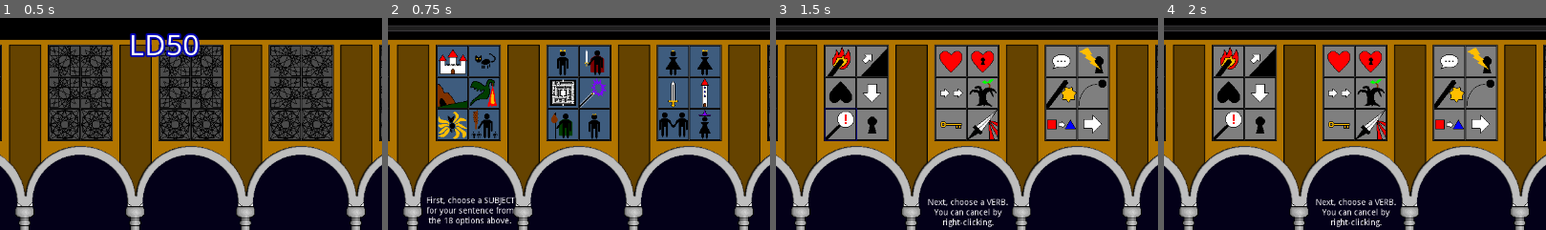
Above: before the commit, frames 1-4 (left to right).
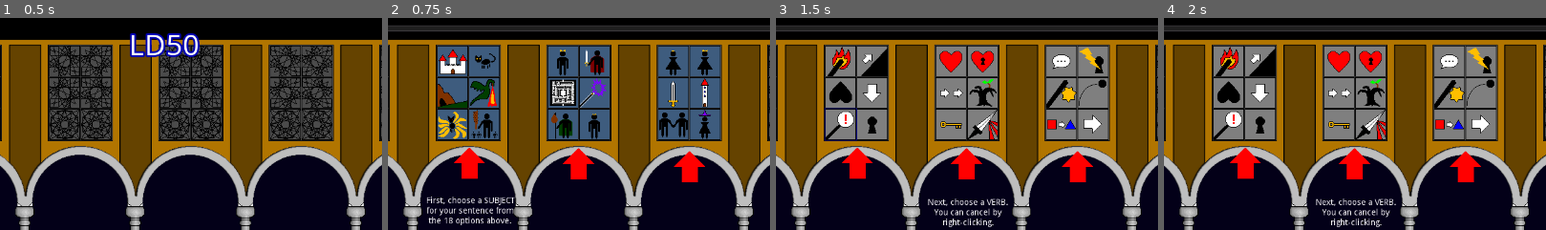
Above: after the commit, the same moments.

Repository: alpacanumerals/LD50
Game: Godot game, scene res://TitleScreen.tscn
Two runs of this game, one before a commit and one after it. Both use one fixed random seed, a clock stepped at 60 frames per second and the inputs below.
Inputs (mouse positions are % of the whole screen's width and height, from its top left):
- Up to frame 1 (0.5 s): no input
- Up to frame 2 (0.75 s): click "Start" at 0.5 s
- Up to frame 3 (1.5 s): tap Enter at 1.25 s; drag from (37, 10) to (39, 58) at 1.27 s
- Up to frame 4 (2 s): no input
The pictures show only the part of the screen within x 28-78%, y 0-50%; the shares and areas given below are measured in that part.

Frame 1 is identical in both runs. In frame 2, 2.0% of the frame differs, in the area x 17-83%, y 61-78%; in frame 3, 2.0%; in frame 4, 2.0%.

Commit message:
tutorial arrows

Diff:
--- a/StoryScene.tscn
+++ b/StoryScene.tscn
@@ -19,6 +19,7 @@
 [ext_resource path="res://assets/sultan2.png" type="Texture" id=17]
 [ext_resource path="res://assets/shez2.png" type="Texture" id=18]
 [ext_resource path="res://tutorial.gd" type="Script" id=19]
+[ext_resource path="res://assets/arrow.png" type="Texture" id=20]
 
 [sub_resource type="RectangleShape2D" id=1]
 extents = Vector2( 26, 26 )
@@ -623,6 +624,20 @@
 margin_right = 1099.0
 margin_bottom = 307.0
 text = "Now, tell the Sultan!"
+
+[node name="Arrows" type="Node2D" parent="Tutorial"]
+
+[node name="Arrow" type="Sprite" parent="Tutorial/Arrows"]
+position = Vector2( 481, 233 )
+texture = ExtResource( 20 )
+
+[node name="Arrow2" type="Sprite" parent="Tutorial/Arrows"]
+position = Vector2( 664, 234 )
+texture = ExtResource( 20 )
+
+[node name="Arrow3" type="Sprite" parent="Tutorial/Arrows"]
+position = Vector2( 850, 239 )
+texture = ExtResource( 20 )
 
 [connection signal="go_back" from="." to="WallCards" method="_on_StoryScene_go_back"]
 [connection signal="go_back" from="." to="WindowText" method="_on_StoryScene_go_back"]
--- a/tutorial.gd
+++ b/tutorial.gd
@@ -12,6 +12,7 @@
         $Label2.visible = false
         $Label3.visible = false
         $Label4.visible = false
+        $Arrows.visible = true
         match Story.current_phase:
             Story.phase.SUBJECT:
                 $Label1.visible = true
@@ -21,6 +22,7 @@
                 $Label3.visible = true
             Story.phase.NONE:
                 $Label4.visible = true
+                $Arrows.visible = false
 
     else:
         $Label0.visible = false
@@ -28,3 +30,4 @@
         $Label2.visible = false
         $Label3.visible = false
         $Label4.visible = false
+        $Arrows.visible = false
Not shown: 1 places in StoryScene.tscn that only renumber resources
